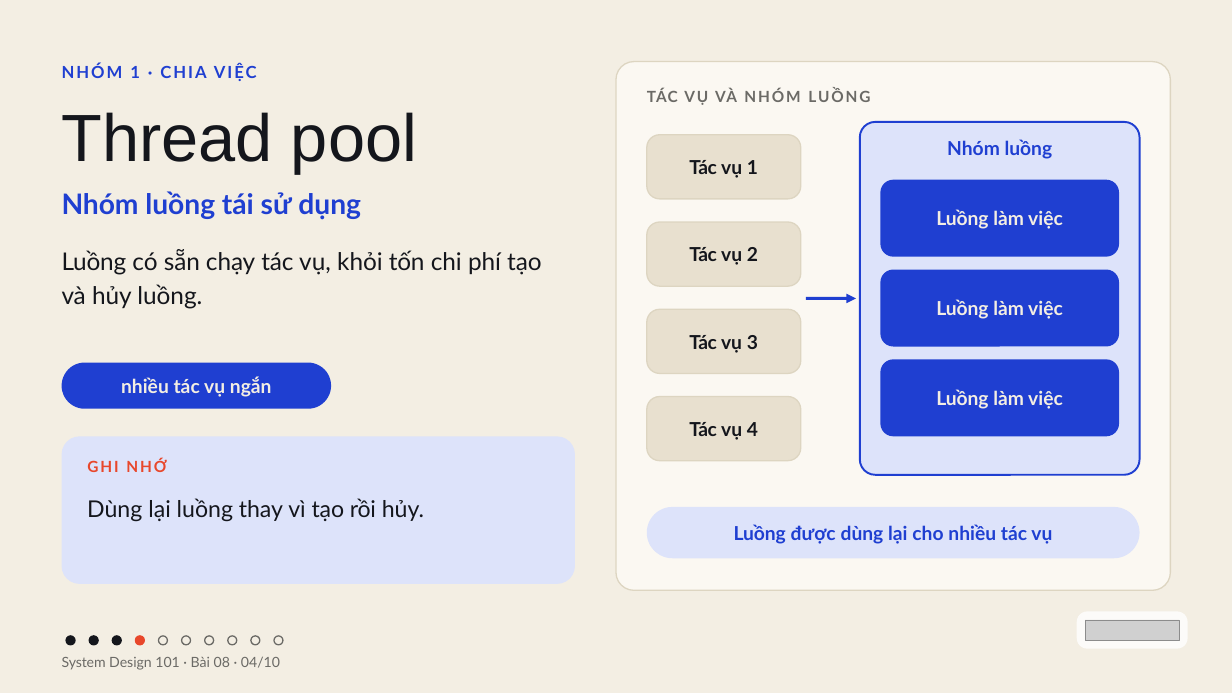
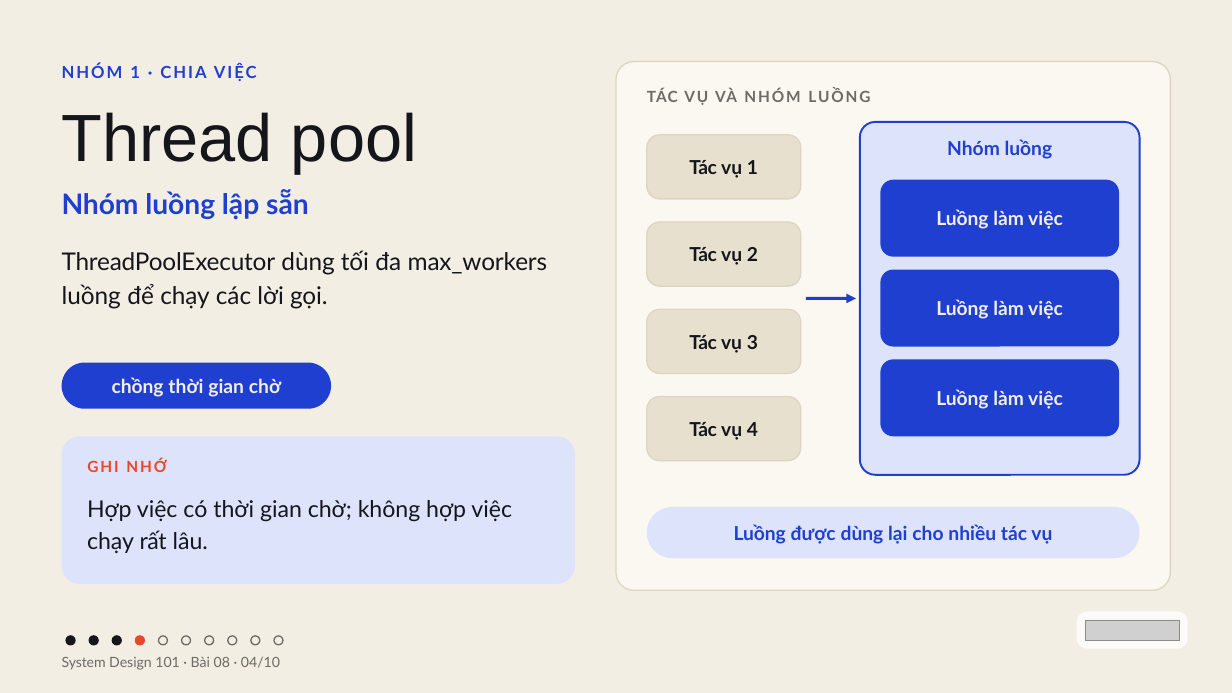
Before and after one commit to vohoailinh90/tool-marketing-studio, a slide deck: slide 4 of system-design-101/vi/lessons/sd-10-008/slides/sd-10-008.pptx. Drawn at 1232x693 pixels with LibreOffice and Linux fonts; fonts in the diff are those of the drawing; grey boxes stand for pictures. Boxes give left, top, right and bottom in pixels: in the first picture for what was removed or moved away, otherwise in the second. Text is boxed around its words. In the diff, an @@ line names an element or a change of style, - is before the commit and + after.

```diff
--- a/system-design-101/vi/lessons/sd-10-008/slides/sd-10-008.pptx
+++ b/system-design-101/vi/lessons/sd-10-008/slides/sd-10-008.pptx
@@ text at <box>62,189,309,219</box>: text changed @@
-Nhóm luồng tái sử dụng
+Nhóm luồng lập sẵn
@@ text at <box>62,250,548,309</box>: text changed @@
-Luồng có sẵn chạy tác vụ, khỏi tốn chi phí tạo và hủy luồng.
+ThreadPoolExecutor dùng tối đa max_workers luồng để chạy các lời gọi.
@@ text in rounded rectangle at <box>112,377,281,397</box>: text changed @@
-nhiều tác vụ ngắn
+chồng thời gian chờ
@@ text at <box>87,500,512,553</box>: text changed @@
-Dùng lại luồng thay vì tạo rồi hủy.
+Hợp việc có thời gian chờ; không hợp việc chạy rất lâu.
```
Also in this commit, not shown: 6 other slides changed.
